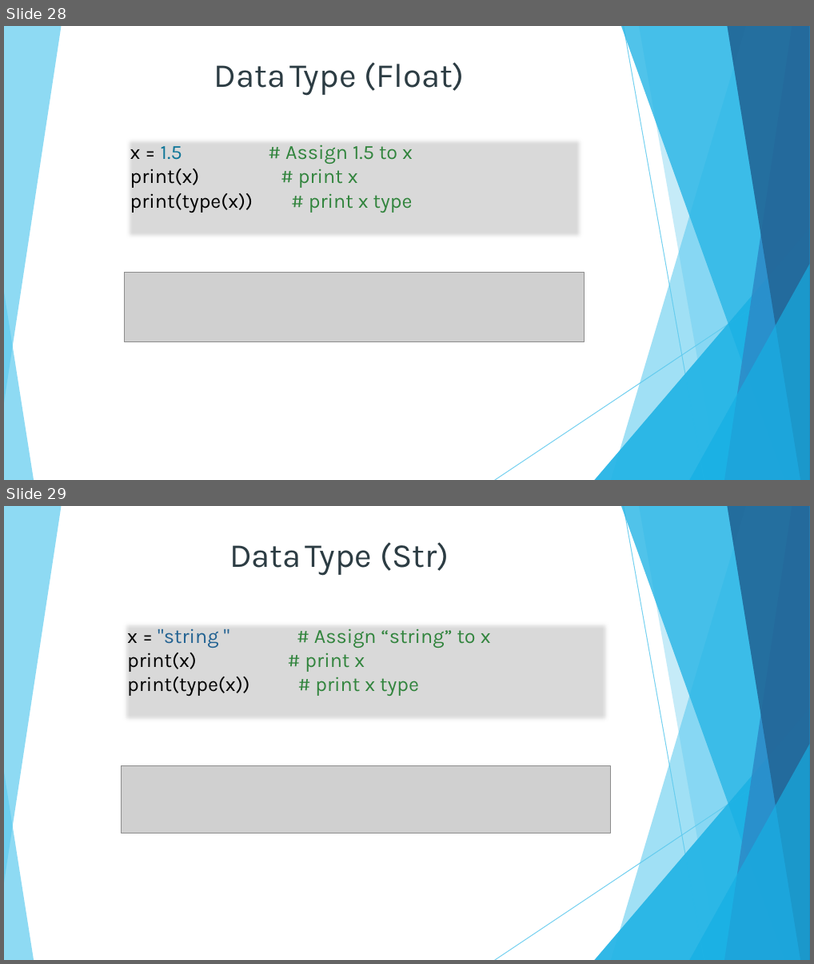
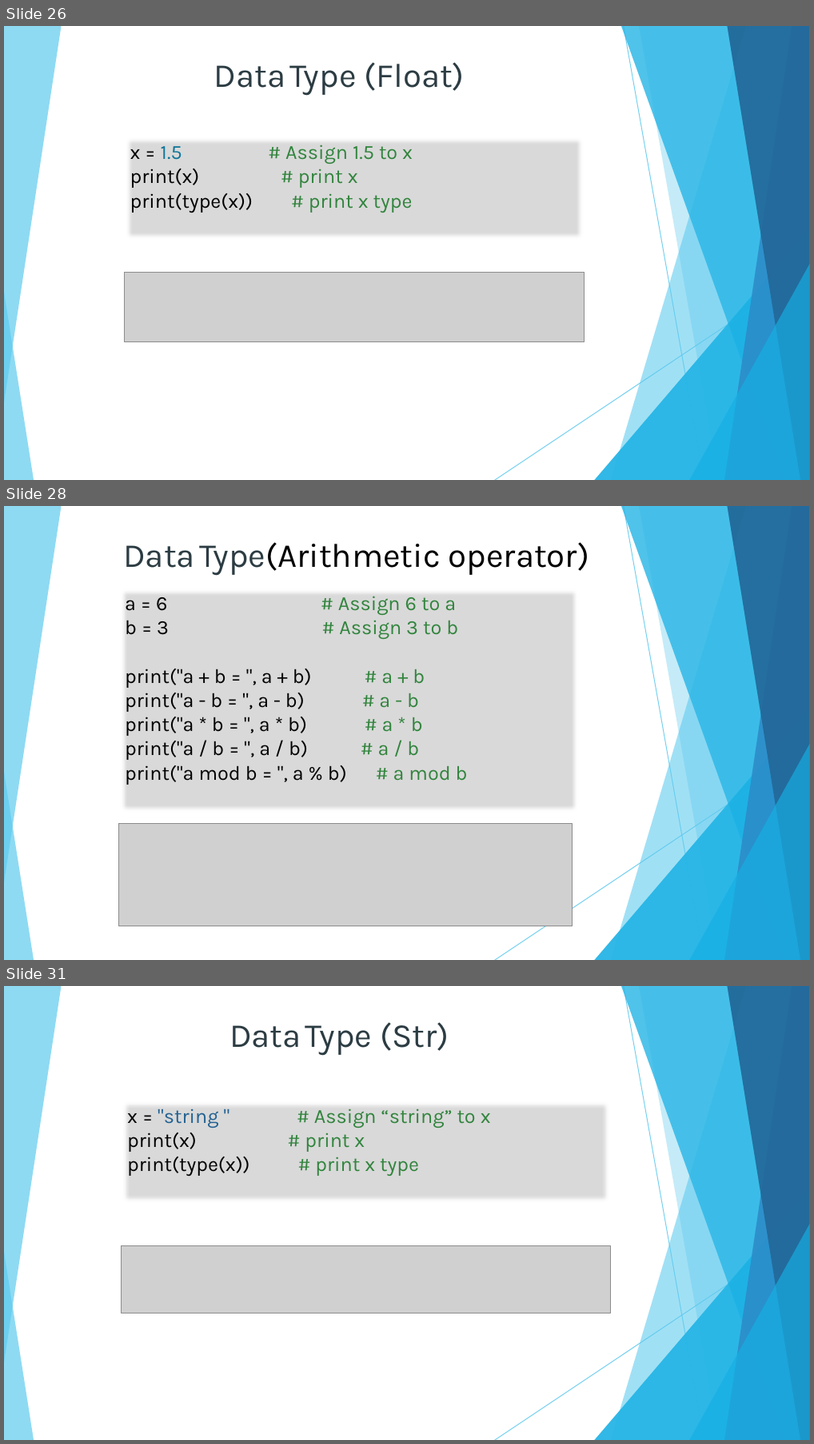
Before and after one commit to DavidChu0424/PythonIntroduction, a slide deck: Python Introduction.pptx. Shown one above the other, each under a label of ours: slides 28 and 29 before the commit, slides 26, 28 and 31 after it; the slides between them are not shown. The pictures are 814x964 and 814x1444 pixels, drawn with LibreOffice and Linux fonts; fonts in the diff are those of the drawing; grey boxes stand for pictures. Boxes give left, top, right and bottom in pixels: in the first picture for what was removed or moved away, otherwise in the second. Text is boxed around its words. In the diff, an @@ line names an element or a change of style, - is before the commit and + after.

```diff
--- a/Python Introduction.pptx
+++ b/Python Introduction.pptx
@@ slide 28 added at [4, 506, 810, 960], background #FFFFFF; not listed: 20 template elements that a slide beside it also shows @@
@@ text added at [123, 542, 590, 576], 40 pt, text #000000 @@
+  Data Type(Arithmetic operator)
@@ text added at [125, 596, 468, 784], 24 pt, text #000000 @@
+a = 6 # Assign 6 to a
+b = 3 # Assign 3 to b
+print("a + b = ", a + b) # a + b
+print("a - b = ", a - b) # a - b
+print("a * b = ", a * b) # a * b
+print("a / b = ", a / b) # a / b
+print("a mod b = ", a % b) # a mod b
@@ picture added at [119, 823, 573, 926] @@
@@ what was slide 28 is now slide 26 @@
@@ what was slide 29 is now slide 31 @@
```
Also in this commit, not shown: 2 slides changed, 1 other slide added.
